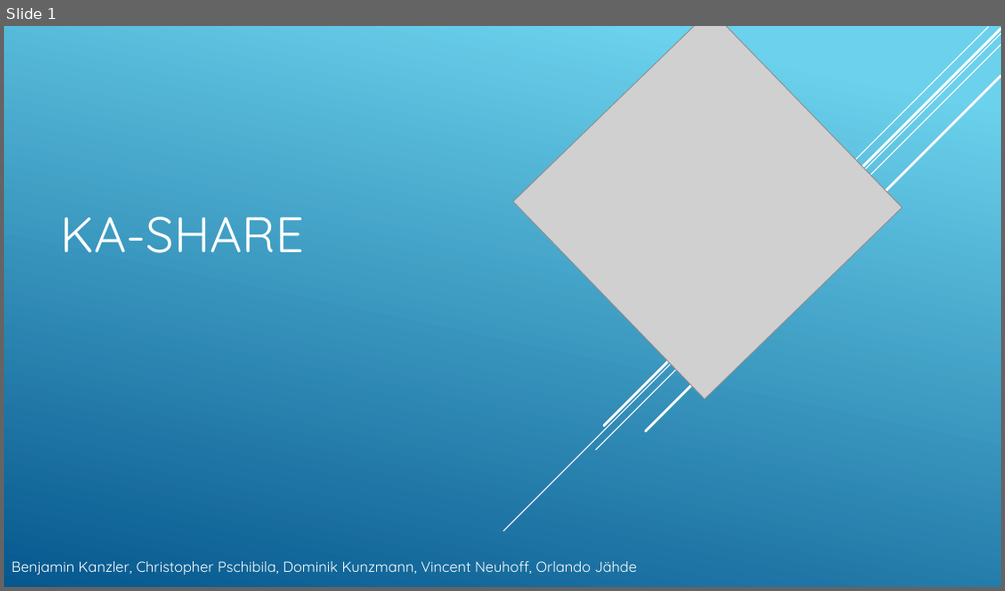
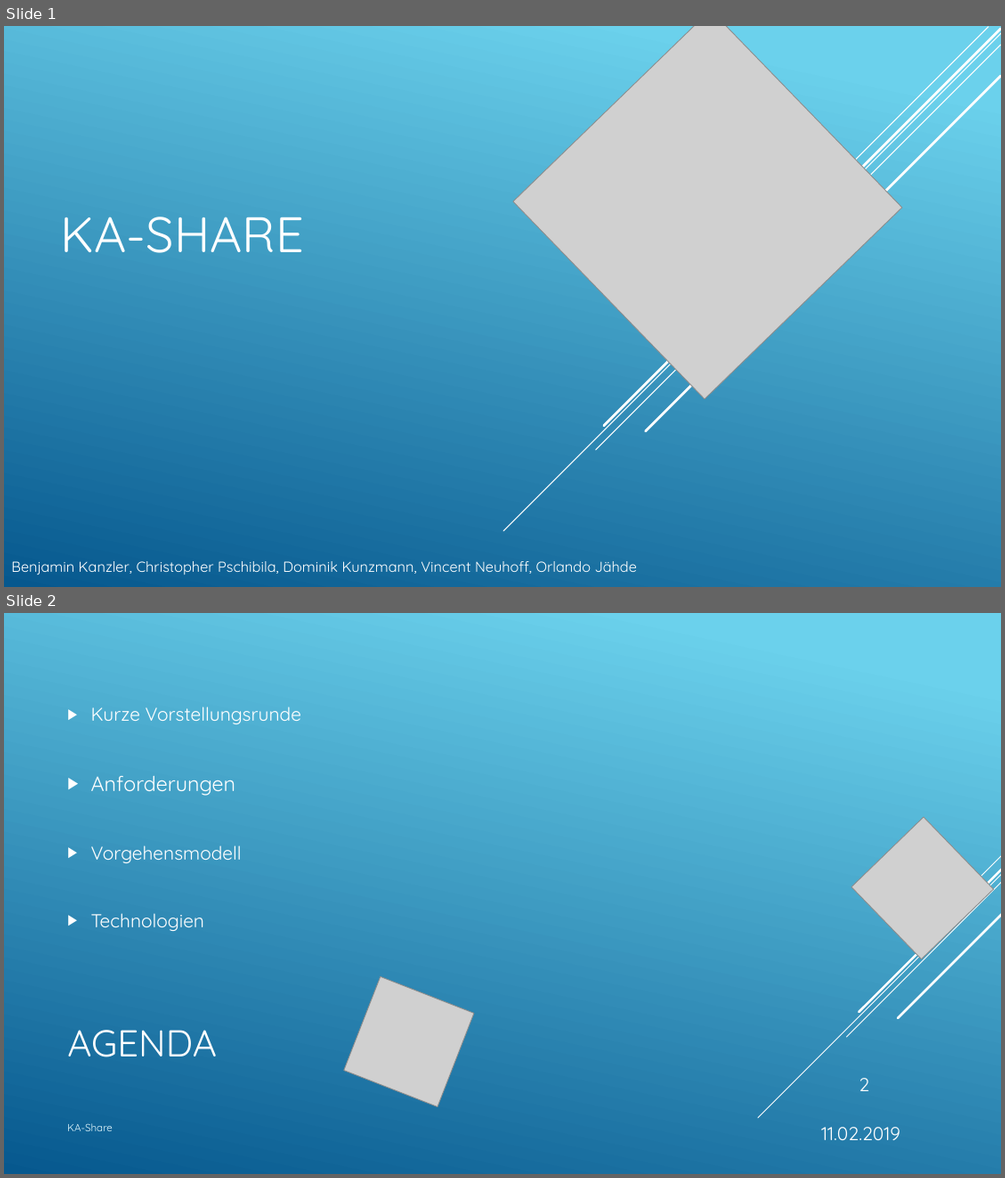
Before and after one commit to KanBen86/ProjektCarsharing, a slide deck: Präsentation/KA-Share.pptx. Shown one above the other, each under a label of ours: slide 1 before the commit, slides 1 and 2 after it. The pictures are 1005x591 and 1005x1178 pixels, drawn with LibreOffice and Linux fonts; fonts in the diff are those of the drawing; grey boxes stand for pictures. Boxes give left, top, right and bottom in pixels: in the first picture for what was removed or moved away, otherwise in the second. Text is boxed around its words. In the diff, an @@ line names an element or a change of style, - is before the commit and + after.

Commit message:
Technologien angepasst

```diff
--- a/Präsentation/KA-Share.pptx
+++ b/Präsentation/KA-Share.pptx
@@ slide 2 added at [4,613,1001,1174], background gradient #6ED2EB to #06588E @@
@@ text added at [91,706,301,931], 18 pt, text #FFFFFF @@
+▶ Kurze Vorstellungsrunde
+▶ Anforderungen
+▶ Vorgehensmodell
+▶ Technologien
@@ picture added at [851,818,993,959] @@
@@ group added at [758,855,1001,1118]: 5 lines @@
@@ picture added at [344,977,473,1106] @@
@@ title added at [67,1030,217,1057], 36 pt, text #FFFFFF @@
+AGENDA
@@ page number added at [858,1078,869,1091], 18 pt, text #FFFFFF @@
+2
@@ text added at [67,1123,113,1131], 10 pt, text #E4F8FD @@
+KA-Share
@@ text added at [821,1127,900,1140], 18 pt, text #FFFFFF @@
+11.02.2019
```
Also in this commit, not shown: 6 slides changed.
